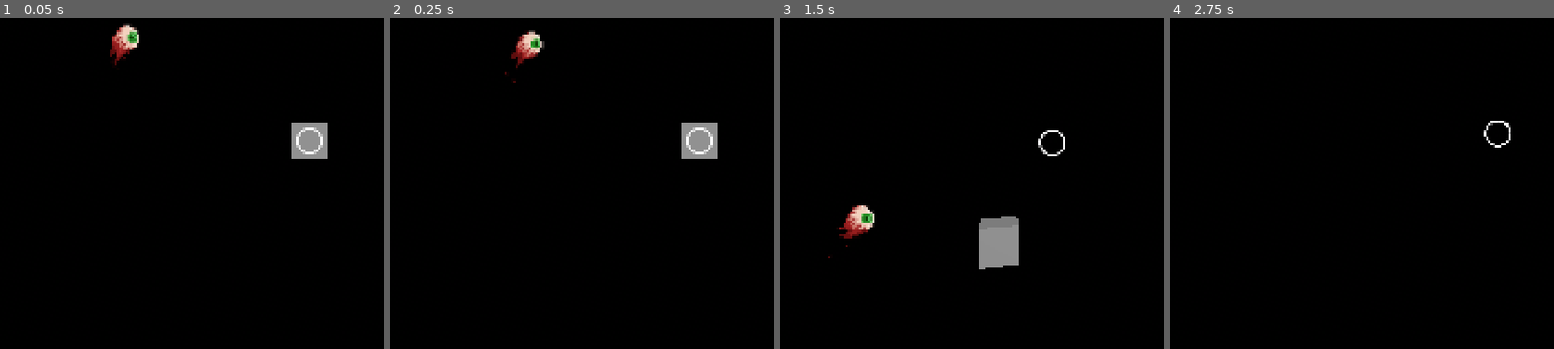
Above: before the commit, frames 1-4 (left to right).
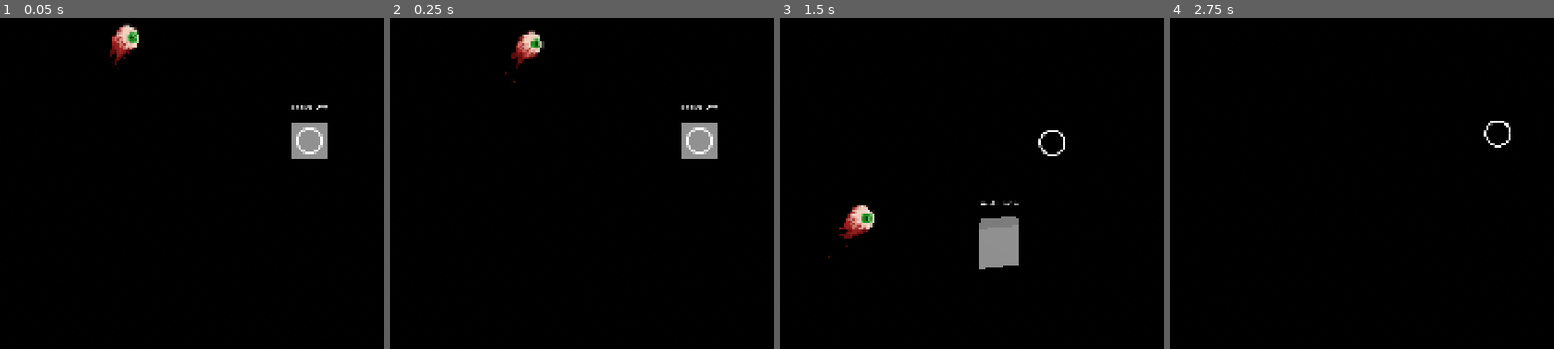
Above: after the commit, the same moments.

Repository: Ieida/chili-code-jam-2
Game: Godot game, scene res://levels/prototype/prototype_level.tscn
Same seed, same stepped clock (60 frames per second), same inputs: the game is played once before the commit and once after it.
Inputs (mouse positions are in pixels of both pictures, inside the frame that each line leads up to):
- Up to frame 1 (0.05 s): no input
- Up to frame 2 (0.25 s): no input
- Up to frame 3 (1.5 s): move the mouse to (1129, 137) at 0.52 s; hold Space (up) from 0.53 s (still down); tap W (front) at 0.6, 1.35 s; move the mouse to (1052, 140) at 1.27 s
- Up to frame 4 (2.75 s): keep holding Space (up); move the mouse to (1496, 133) at 2.02 s; tap W (front) at 2.1 s

The runs differ from the first frame. In frame 1, less than 0.1% of the frame differs, in the area x 75-86%, y 26-28%; in frame 2, less than 0.1%; in frame 3, less than 0.1%; in frame 4, nothing differs.

Commit message:
Enemy and health improvements

Diff:
--- /dev/null
+++ b/elements/enemies/monster/monster.tscn
@@ -0,0 +1,27 @@
+[gd_scene load_steps=3 format=3 uid="uid://blqeiynsxdax7"]
+
+[ext_resource type="PackedScene" uid="uid://db2f051odpt0k" path="res://elements/enemy/enemy.tscn" id="1_h5nhs"]
+
+[sub_resource type="SpriteFrames" id="SpriteFrames_g2xjq"]
+animations = [{
+"frames": [],
+"loop": true,
+"name": &"death",
+"speed": 5.0
+}, {
+"frames": [],
+"loop": true,
+"name": &"idle",
+"speed": 5.0
+}, {
+"frames": [],
+"loop": true,
+"name": &"walk",
+"speed": 5.0
+}]
+
+[node name="Monster" instance=ExtResource("1_h5nhs")]
+
+[node name="Sprite" parent="." index="1"]
+sprite_frames = SubResource("SpriteFrames_g2xjq")
+frame_progress = 0.0
--- a/elements/enemy/enemy.tscn
+++ b/elements/enemy/enemy.tscn
@@ -97,8 +97,13 @@
 
 
 func deal_damage():
-	# TODO
-	pass
+	var epos = enemy.global_position
+	var tpos = enemy.target.global_position
+	var dst = epos.distance_to(tpos)
+	if dst < enemy.attack_range:
+		if enemy.target.has_node(^\"Hitbox\"):
+			var hb = enemy.target.get_node(^\"Hitbox\") as Hitbox
+			hb.hit(enemy.damage)
 
 
 func enter():
@@ -122,7 +127,7 @@
 texture_filter = 0
 sprite_frames = ExtResource("1_ttpur")
 animation = &"idle"
-frame_progress = 0.6057
+frame_progress = 0.300387
 script = SubResource("GDScript_ek21h")
 
 [node name="Hitbox" type="Area3D" parent="."]
--- a/levels/prototype/prototype_level.tscn
+++ b/levels/prototype/prototype_level.tscn
@@ -1,8 +1,9 @@
-[gd_scene load_steps=10 format=3 uid="uid://bemi7f0nqjn6k"]
+[gd_scene load_steps=12 format=3 uid="uid://bemi7f0nqjn6k"]
 
 [ext_resource type="PackedScene" uid="uid://cxysob5m2s2s3" path="res://elements/space_ship/space_ship.tscn" id="1_7xbuc"]
 [ext_resource type="Script" uid="uid://bedmwh8tw0vn3" path="res://levels/prototype/prototype_level.gd" id="1_yc6rk"]
 [ext_resource type="PackedScene" uid="uid://bby5t845icj60" path="res://elements/player/space_ship/viewmodel/player_space_ship_viewmodel.tscn" id="2_pysmo"]
+[ext_resource type="Script" uid="uid://c4b5reb6ktm03" path="res://elements/hitbox/hitbox.gd" id="2_x6tsm"]
 [ext_resource type="PackedScene" uid="uid://db2f051odpt0k" path="res://elements/enemy/enemy.tscn" id="3_nkijq"]
 
 [sub_resource type="ProceduralSkyMaterial" id="ProceduralSkyMaterial_yc6rk"]
@@ -22,8 +23,31 @@
 
 [sub_resource type="BoxMesh" id="BoxMesh_anlkh"]
 
-[sub_resource type="ConcavePolygonShape3D" id="ConcavePolygonShape3D_7xbuc"]
-data = PackedVector3Array(-0.5, 0.5, 0.5, 0.5, 0.5, 0.5, -0.5, -0.5, 0.5, 0.5, 0.5, 0.5, 0.5, -0.5, 0.5, -0.5, -0.5, 0.5, 0.5, 0.5, -0.5, -0.5, 0.5, -0.5, 0.5, -0.5, -0.5, -0.5, 0.5, -0.5, -0.5, -0.5, -0.5, 0.5, -0.5, -0.5, 0.5, 0.5, 0.5, 0.5, 0.5, -0.5, 0.5, -0.5, 0.5, 0.5, 0.5, -0.5, 0.5, -0.5, -0.5, 0.5, -0.5, 0.5, -0.5, 0.5, -0.5, -0.5, 0.5, 0.5, -0.5, -0.5, -0.5, -0.5, 0.5, 0.5, -0.5, -0.5, 0.5, -0.5, -0.5, -0.5, 0.5, 0.5, 0.5, -0.5, 0.5, 0.5, 0.5, 0.5, -0.5, -0.5, 0.5, 0.5, -0.5, 0.5, -0.5, 0.5, 0.5, -0.5, -0.5, -0.5, 0.5, 0.5, -0.5, 0.5, -0.5, -0.5, -0.5, 0.5, -0.5, 0.5, 0.5, -0.5, -0.5, -0.5, -0.5, -0.5)
+[sub_resource type="GDScript" id="GDScript_x6tsm"]
+resource_name = "cube"
+script/source = "extends MeshInstance3D
+
+
+@onready var hitbox: Hitbox = $\"Hitbox\"
+@onready var label: Label3D = $\"Label3D\"
+
+
+func _on_health_depleted():
+	label.text = \"Dead\"
+
+
+func _on_took_hit():
+	label.text = \"Health: %s\" % hitbox.health
+
+
+func _ready() -> void:
+	hitbox.took_hit.connect(_on_took_hit)
+	hitbox.health_depleted.connect(_on_health_depleted)
+	label.text = \"Health: %s\" % hitbox.health
+"
+
+[sub_resource type="ConvexPolygonShape3D" id="ConvexPolygonShape3D_x6tsm"]
+points = PackedVector3Array(0.5, 0.5, 0.5, 0.5, 0.5, -0.5, -0.5, 0.5, 0.5, 0.5, -0.5, 0.5, 0.5, -0.5, -0.5, -0.5, 0.5, -0.5, -0.5, -0.5, 0.5, -0.5, -0.5, -0.5)
 
 [node name="PrototypeLevel" type="Node3D"]
 script = ExtResource("1_yc6rk")
@@ -37,11 +61,26 @@
 [node name="Cube" type="MeshInstance3D" parent="."]
 transform = Transform3D(1, 0, 0, 0, 1, 0, 0, 0, 1, 0, 0, -8)
 mesh = SubResource("BoxMesh_anlkh")
+script = SubResource("GDScript_x6tsm")
 
 [node name="StaticBody3D" type="StaticBody3D" parent="Cube"]
 
 [node name="CollisionShape3D" type="CollisionShape3D" parent="Cube/StaticBody3D"]
-shape = SubResource("ConcavePolygonShape3D_7xbuc")
+shape = SubResource("ConvexPolygonShape3D_x6tsm")
+
+[node name="Hitbox" type="Area3D" parent="Cube"]
+script = ExtResource("2_x6tsm")
+max_health = 100.0
+metadata/_custom_type_script = "uid://c4b5reb6ktm03"
+
+[node name="CollisionShape3D" type="CollisionShape3D" parent="Cube/Hitbox"]
+shape = SubResource("ConvexPolygonShape3D_x6tsm")
+
+[node name="Label3D" type="Label3D" parent="Cube"]
+transform = Transform3D(1, 0, 0, 0, 1, 0, 0, 0, 1, 0, 1, 0)
+billboard = 1
+double_sided = false
+text = "Health: 100"
 
 [node name="SpaceShip" parent="." instance=ExtResource("1_7xbuc")]
 slow_down_force = 16.0
